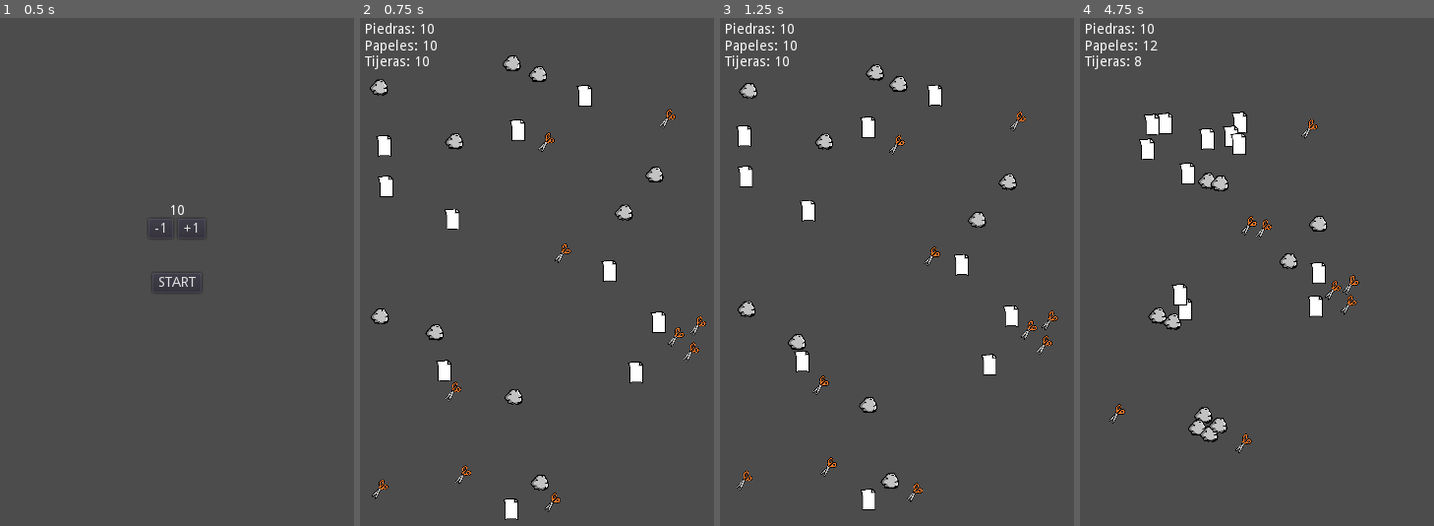
Above: before the commit, frames 1-4 (left to right).
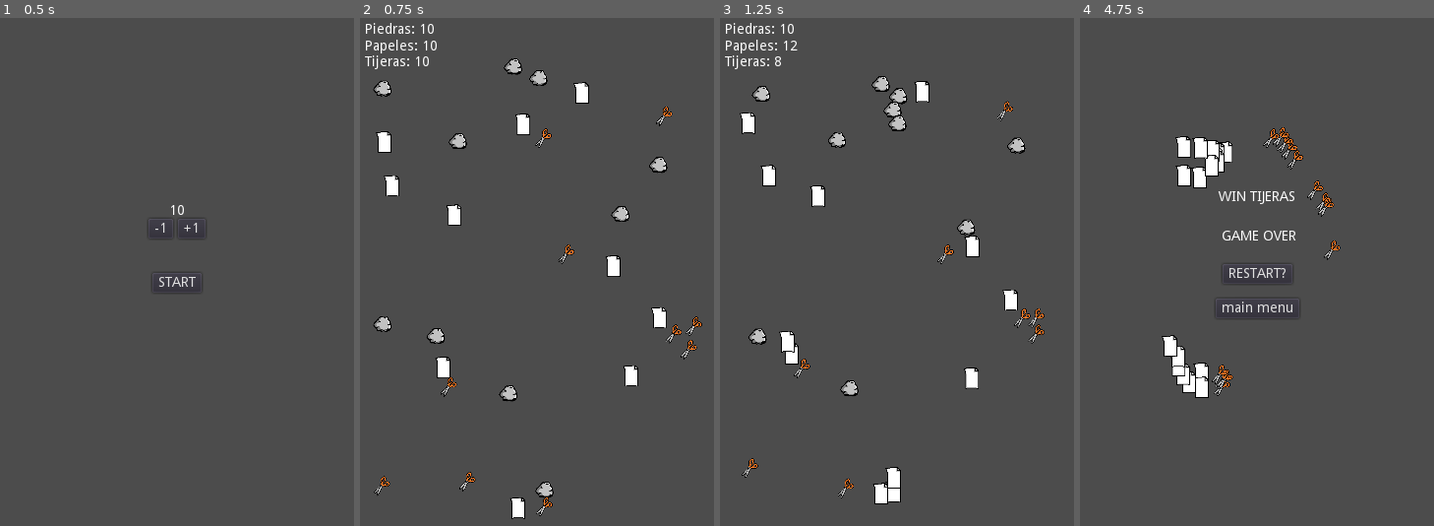
Above: after the commit, the same moments.

Repository: Earthsnake12/PiedraPapelTijera
Game: Godot game, scene res://main/main.tscn
Same seed, same stepped clock (60 frames per second), same inputs: the game is played once before the commit and once after it.
Inputs:
- Up to frame 1 (0.5 s): no input
- Up to frame 2 (0.75 s): click "START" at 0.5 s
- Up to frame 3 (1.25 s): no input
- Up to frame 4 (4.75 s): no input

Frame 1 is identical in both runs. In frame 2, 3.9% of the frame differs, in the area x 2-98%, y 7-99%; in frame 3, 6.3%; in frame 4, 6.7%, in the area x 1-79%, y 0-86%.

Commit message:
Trakeo mejorado. Bug: se generan elementos de forma descontrolada

Diff:
--- a/elemento/Elemento.gd
+++ b/elemento/Elemento.gd
@@ -3,7 +3,6 @@
 export var speed = 100 # Para manejar la velocidad desde afuera
 signal tocado(elemento)
 var tipo
-var velocity
 
 # Es llamado cuando se instancia el objeto
 func _ready():
@@ -12,25 +11,27 @@
 # es llamado en cada frame. Delta es el tiempo pasado entre frame
 func _process(delta):
 
-	var buscados
+	var objetivos
+	match tipo:
+		"piedra":
+			objetivos = get_node("/root/main/Control_Tijera").get_children()
+		"papel":
+			objetivos = get_node("/root/main/Control_Piedra").get_children()
+		"tijera":
+			objetivos = get_node("/root/main/Control_Papel").get_children()
 
-	if tipo == "piedra":
-		buscados = get_node("/root/main/Control_Tijera").get_children()
-	elif tipo == "papel":
-		buscados = get_node("/root/main/Control_Piedra").get_children()
-	elif tipo == "tijera":
-		buscados = get_node("/root/main/Control_Papel").get_children()
+	if objetivos.size() == 0:
+		return
 
-	var objetivo = Vector2.ZERO
-	for i in range(buscados.size()):
+	var dist_objetivo = objetivos[0].position - position
+	for i in range(1, objetivos.size()):
 
-		if i == 0:
-			objetivo = buscados[i].position - position
+		var prueba =  objetivos[i].position - position
+		if prueba.length() < dist_objetivo.length():
 
-		elif objetivo.distance_to(buscados[i].position) < objetivo.length():
-			objetivo = buscados[i].position - position
+			dist_objetivo = prueba
 
-	velocity = objetivo.normalized() * speed
+	var velocity = dist_objetivo.normalized() * speed
 
 	position += velocity * delta
 
@@ -43,5 +44,5 @@
 	if ((tipo == "piedra" and area.tipo == "papel")
 	or (tipo == "papel" and area.tipo == "tijera")
 	or (tipo == "tijera" and area.tipo == "piedra")):
+		$CollisionShape2D.set_deferred("disabled", true)
 		emit_signal("tocado", self)
-		$CollisionShape2D.set_deferred("disabled", true)
--- a/elemento/Elemento.tscn
+++ b/elemento/Elemento.tscn
@@ -32,7 +32,7 @@
 __meta__ = {
 "_edit_group_": true
 }
-speed = 20
+speed = 40
 
 [node name="AnimatedSprite" type="AnimatedSprite" parent="."]
 frames = SubResource( 2 )
